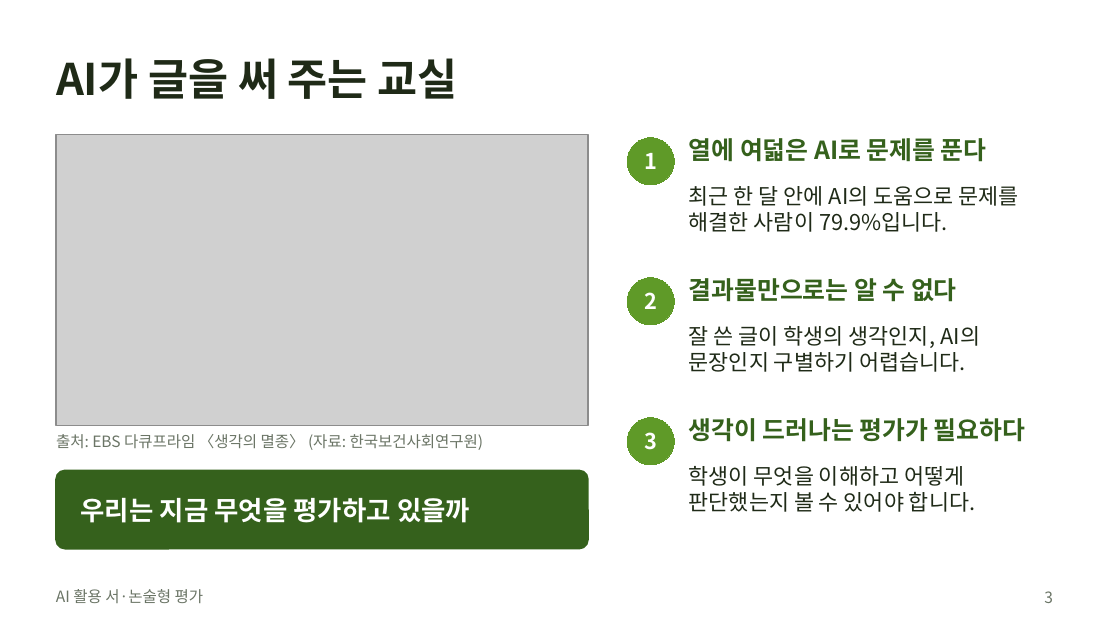
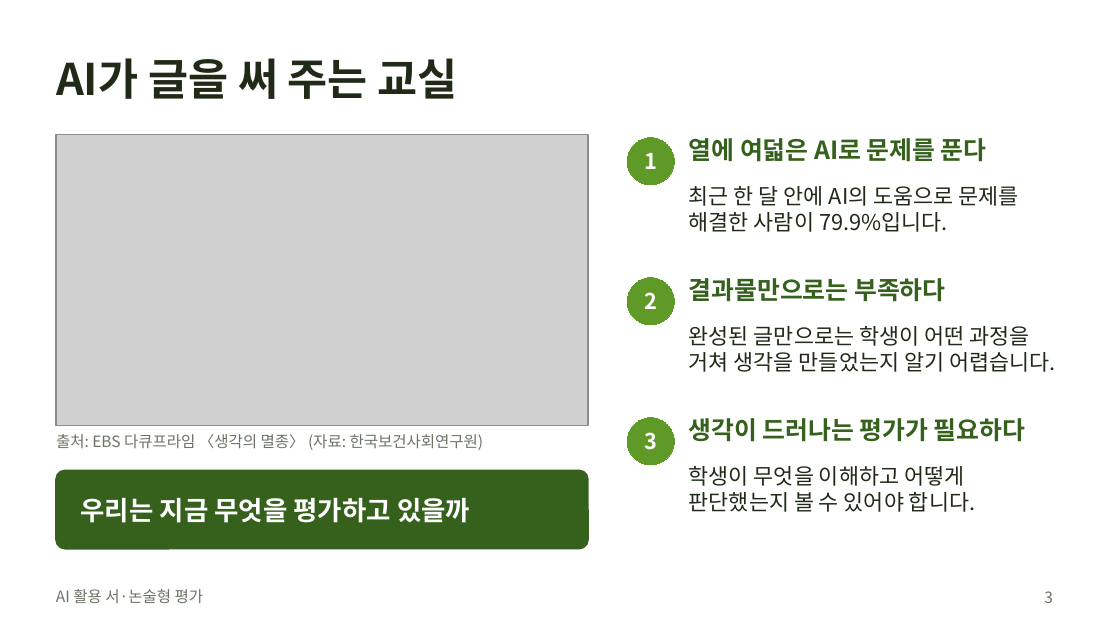
Before and after one commit to ddukyong/ai-assessment, a slide deck: slide 3 of slides/AI활용_서논술형평가_연수_일반.pptx. Drawn at 1120x630 pixels with LibreOffice and Linux fonts; fonts in the diff are those of the drawing; grey boxes stand for pictures. Boxes give left, top, right and bottom in pixels: in the first picture for what was removed or moved away, otherwise in the second. Text is boxed around its words. In the diff, an @@ line names an element or a change of style, - is before the commit and + after.

```diff
--- a/slides/AI활용_서논술형평가_연수_일반.pptx
+++ b/slides/AI활용_서논술형평가_연수_일반.pptx
@@ text at (x1=689, y1=278, x2=945, y2=302): text changed @@
-결과물만으로는 알 수 없다
+결과물만으로는 부족하다
@@ text at (x1=689, y1=326, x2=1056, y2=372): text changed @@
-잘 쓴 글이 학생의 생각인지, AI의 문장인지 구별하기 어렵습니다.
+완성된 글만으로는 학생이 어떤 과정을 거쳐 생각을 만들었는지 알기 어렵습니다.
```
Also in this commit, not shown: 2 other slides changed, 1 other file.
